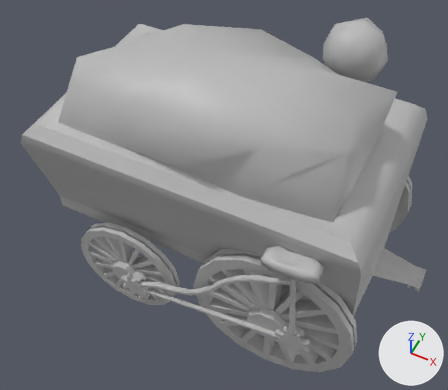
Renders of the FBX model Assets/Events/Objects/obj_coal_carriage.fbx from each side of a commit.
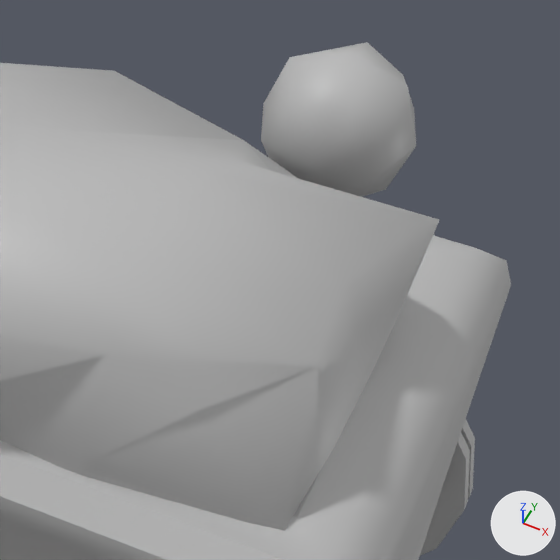
Each version is shown whole from a 50 mm lens placed at (0.008803, 0.005136, 0.00261), pointed at (0.007941, 0.006859, 0.000456), then close up on the part from 48% to 100% of the width and 0% to 60% of the height. The lights are fixed; the arrows at lower right show +X, +Y and +Z. Where no turn or scale is listed for an object, it has been applied to the vertices.

Names of what the first close-up shows: 'obj_coal_carriage', 'obj_coal_carriage_wheel_bk_right', 'obj_coal_piece', 'obj_coal_pile'.
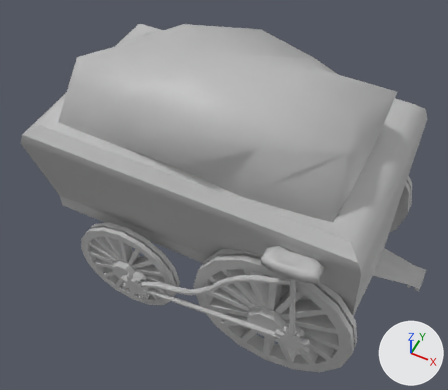
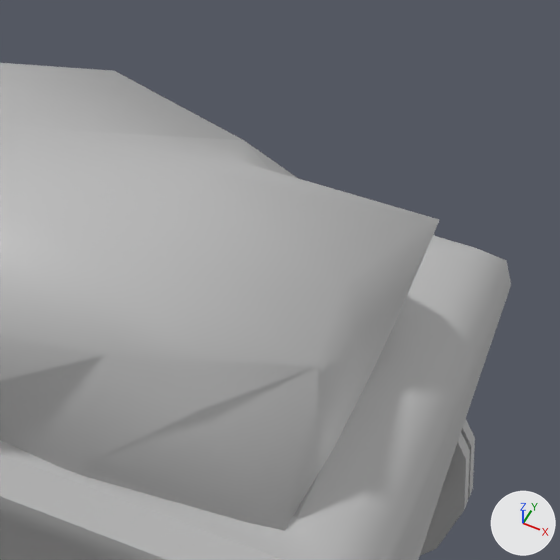
The change, as a list of edits to the scene's bpy script:
```text
Remove ob_obj_coal_piece:
    ob_obj_coal_piece = bpy.data.objects.new('obj_coal_piece', me_mesh_008)
    ob_obj_coal_piece.location = (0.008206, 0.007843, 0.00071)
```

Location of each change, (x1, y1, x2, y2) in pixels of the close-ups (560 x 560 px):
'obj_coal_piece', deleted
    before: (261, 42, 416, 197)
